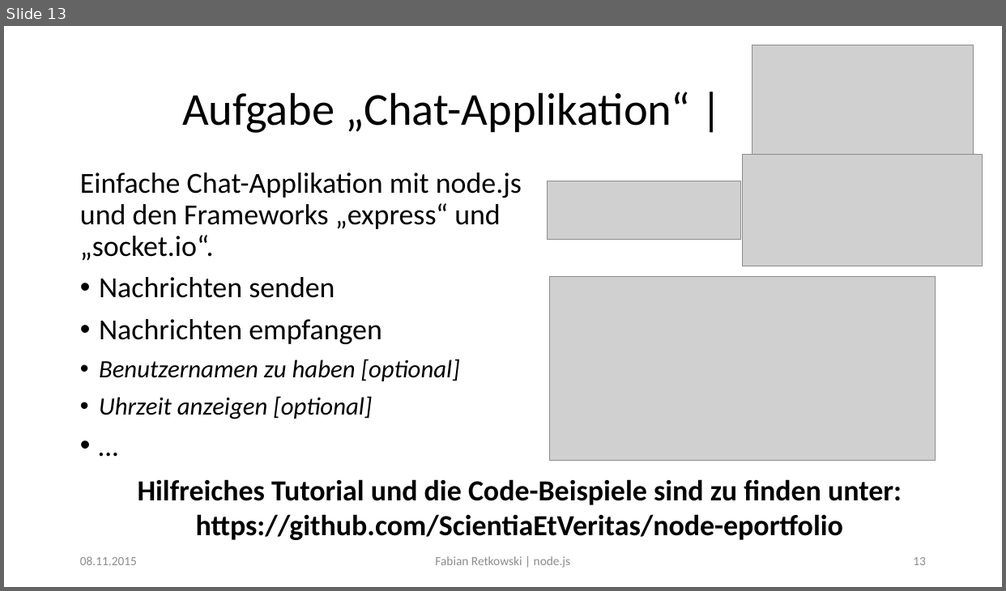
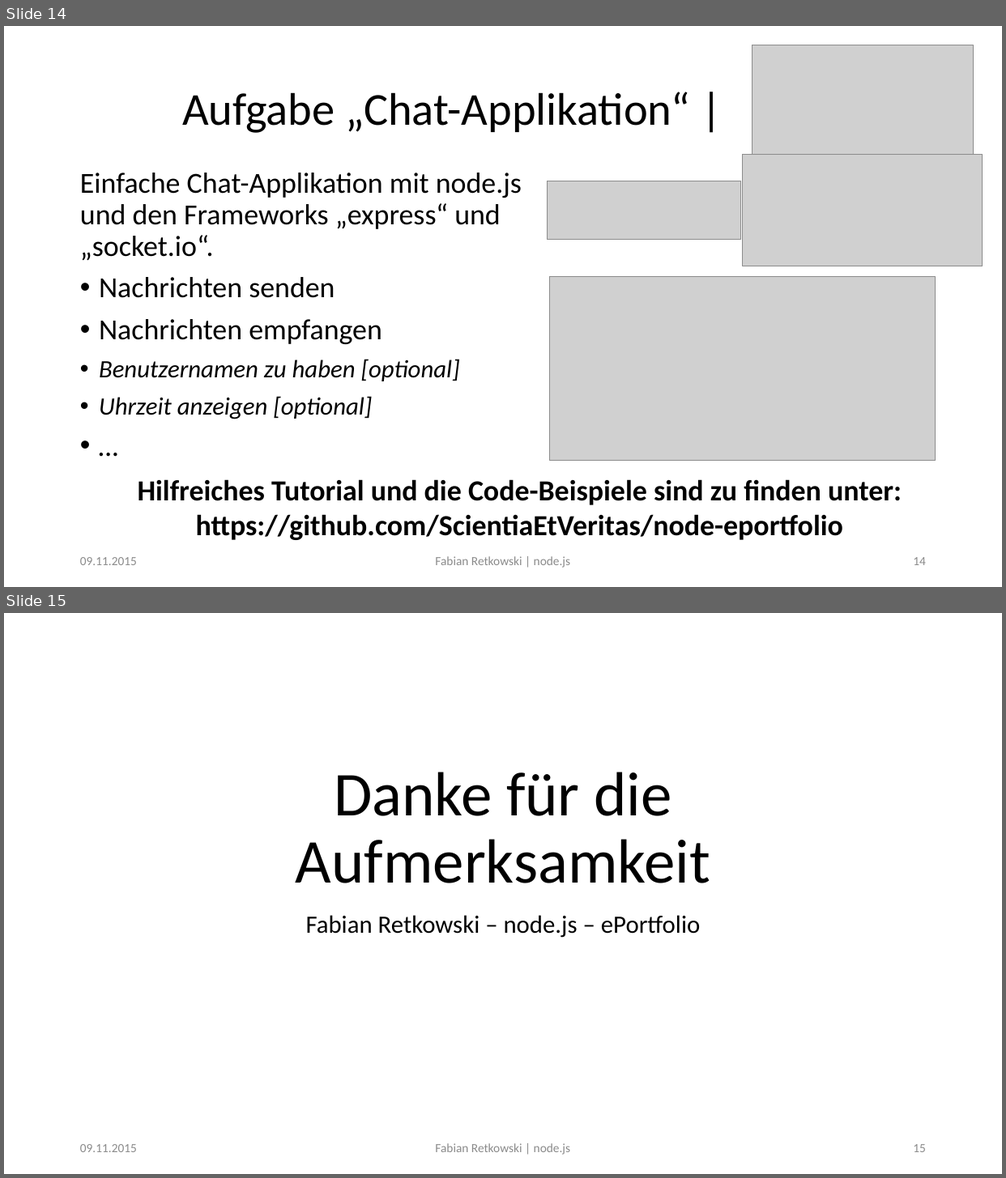
Before and after one commit to ScientiaEtVeritas/node-eportfolio, a slide deck: nodejs.pptx. Shown one above the other, each under a label of ours: slide 13 before the commit, slides 14 and 15 after it. The pictures are 1006x591 and 1006x1178 pixels, drawn with LibreOffice and Linux fonts; fonts in the diff are those of the drawing; grey boxes stand for pictures. Boxes give left, top, right and bottom in pixels: in the first picture for what was removed or moved away, otherwise in the second. Text is boxed around its words. In the diff, an @@ line names an element or a change of style, - is before the commit and + after.

```diff
--- a/nodejs.pptx
+++ b/nodejs.pptx
@@ slide 15 added at (4, 613, 1002, 1174), background #FFFFFF @@
@@ title added at (296, 772, 710, 884), 60 pt, text #000000 @@
+Danke für die Aufmerksamkeit
@@ subtitle added at (306, 915, 700, 938), 24 pt, text #000000 @@
+Fabian Retkowski – node.js – ePortfolio
@@ text added at (80, 1144, 137, 1152), 12 pt, text #8C8C8C @@
+09.11.2015
@@ text added at (435, 1144, 570, 1155), 12 pt, text #8C8C8C @@
+Fabian Retkowski | node.js
@@ page number added at (913, 1144, 926, 1152), 12 pt, text #8C8C8C @@
+15
@@ what was slide 13 is now slide 14 @@
@@ slide 14 changed as well @@
@@ text at (80, 557, 137, 565): text changed @@
-08.11.2015
+09.11.2015
@@ page number at (913, 557, 926, 565): text changed @@
-13
+14
```
Also in this commit, not shown: 11 other slides changed, 1 other slide added.
